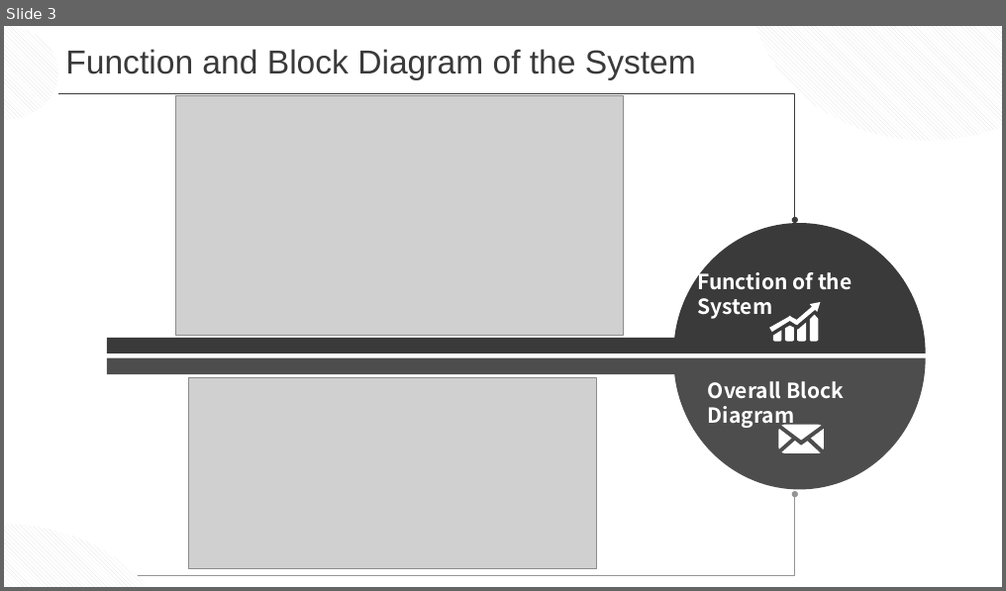
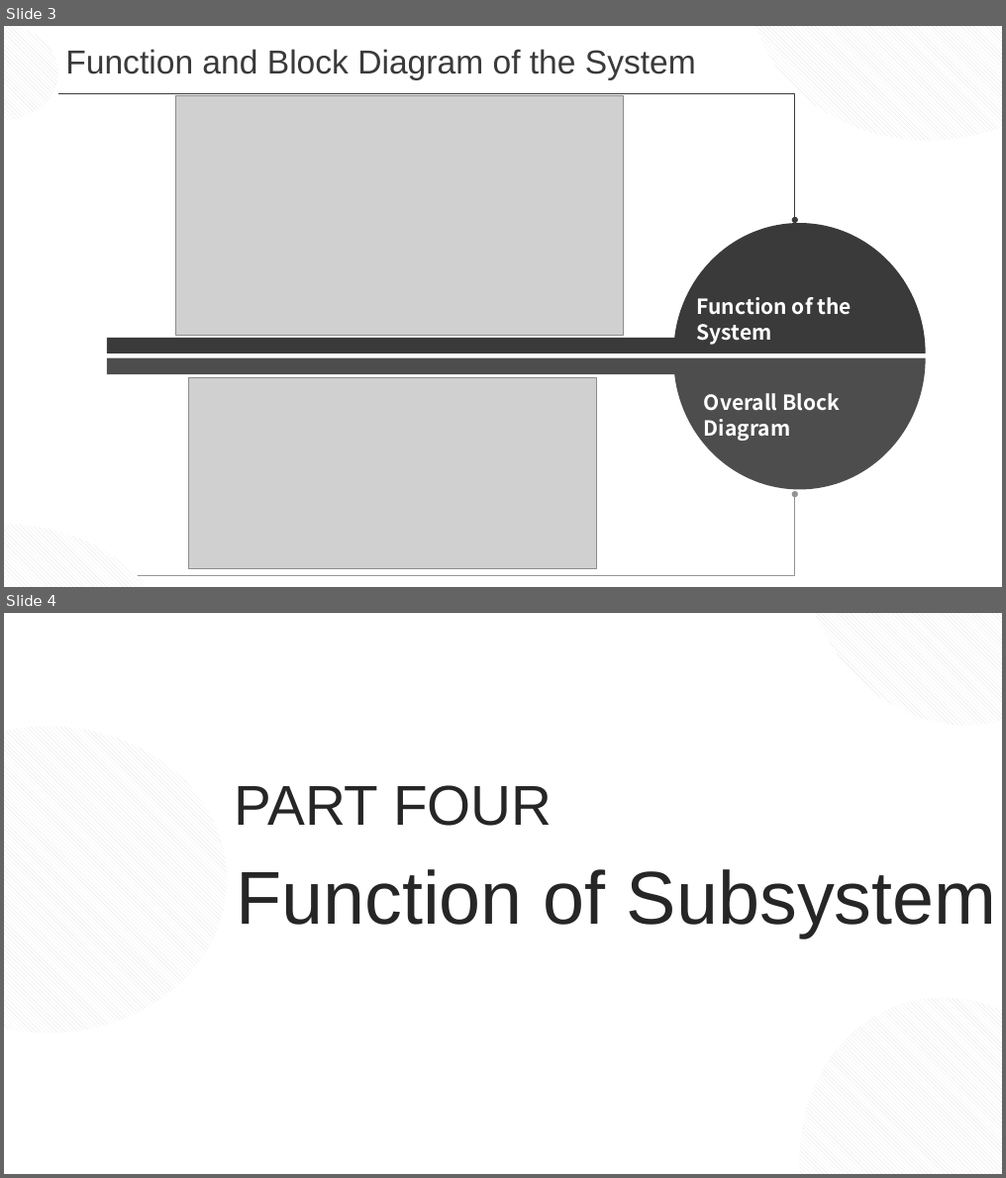
Before and after one commit to JannLeo/Summary-of-learning-experience, a slide deck: master/Modern Industry Practice/Phase2/ljn_EMG.pptx. Shown one above the other, each under a label of ours: slide 3 before the commit, slides 3 and 4 after it. The pictures are 1006x591 and 1006x1178 pixels, drawn with LibreOffice and Linux fonts; fonts in the diff are those of the drawing; grey boxes stand for pictures. Boxes give left, top, right and bottom in pixels: in the first picture for what was removed or moved away, otherwise in the second. Text is boxed around its words. In the diff, an @@ line names an element or a change of style, - is before the commit and + after.

```diff
--- a/master/Modern Industry Practice/Phase2/ljn_EMG.pptx
+++ b/master/Modern Industry Practice/Phase2/ljn_EMG.pptx
@@ slide 4 added at (x1=4, y1=613, x2=1002, y2=1174), background #FFFFFF @@
@@ ellipse added at (x1=760, y1=613, x2=1002, y2=761), fill pattern #DDDDDD on #FFFFFF @@
@@ ellipse added at (x1=4, y1=726, x2=227, y2=1033), fill pattern #DDDDDD on #FFFFFF @@
@@ text added at (x1=235, y1=785, x2=552, y2=826), 54 pt, text #262626 @@
+PART FOUR
@@ text added at (x1=236, y1=869, x2=997, y2=938), 72 pt, text #262626 @@
+Function of Subsystem
@@ ellipse added at (x1=760, y1=962, x2=1002, y2=1174), fill pattern #DDDDDD on #FFFFFF @@
@@ slide 3 changed as well @@
@@ text "Function of the System" moved from (x1=697, y1=269, x2=852, y2=319) to (x1=697, y1=297, x2=852, y2=345) @@
@@ freeform shape removed at (x1=770, y1=302, x2=821, y2=341) @@
@@ text "Overall Block Diagram" moved from (x1=708, y1=381, x2=844, y2=428) to (x1=704, y1=393, x2=840, y2=441) @@
@@ freeform shape removed at (x1=779, y1=425, x2=824, y2=455) @@
```
Also in this commit, not shown: 2 other slides changed, 3 other slides added, 10 other files.
